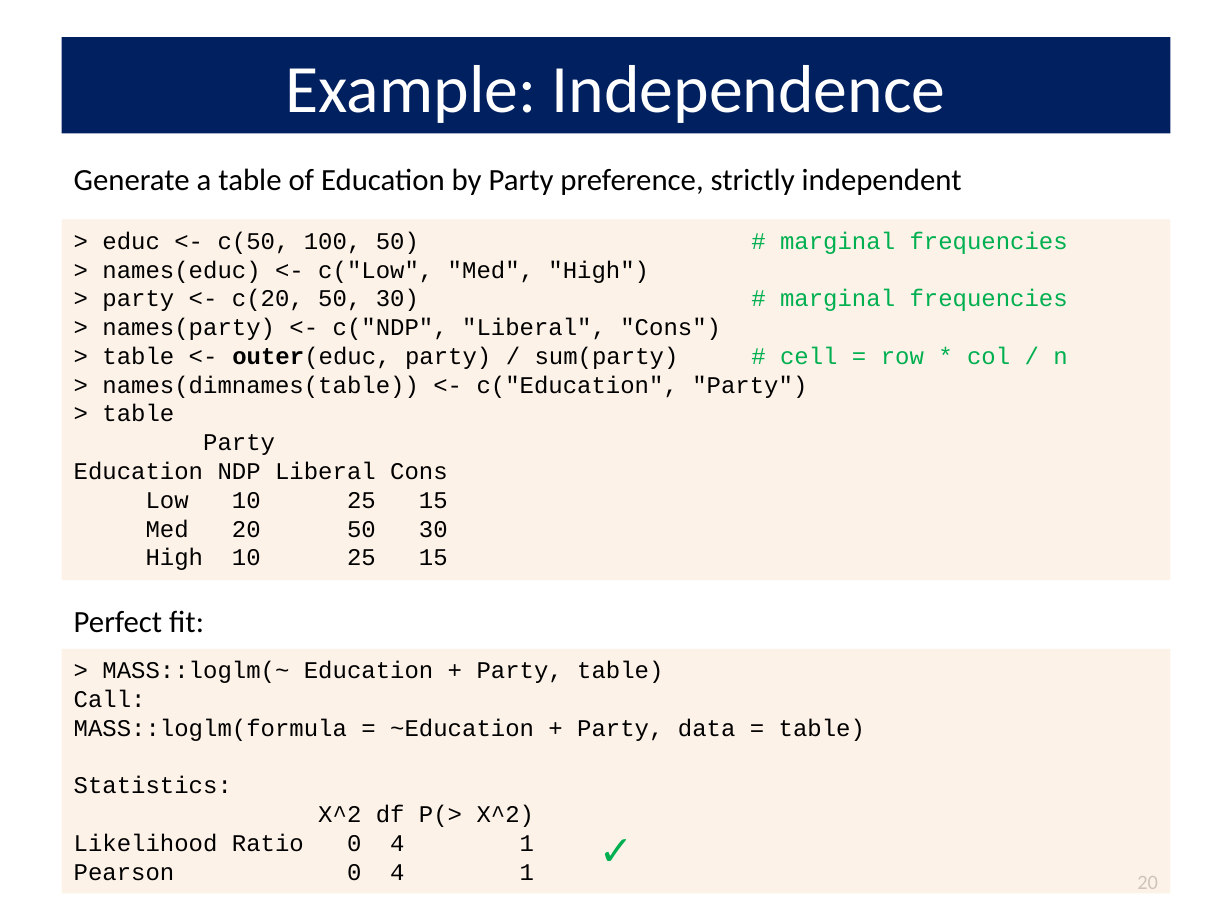
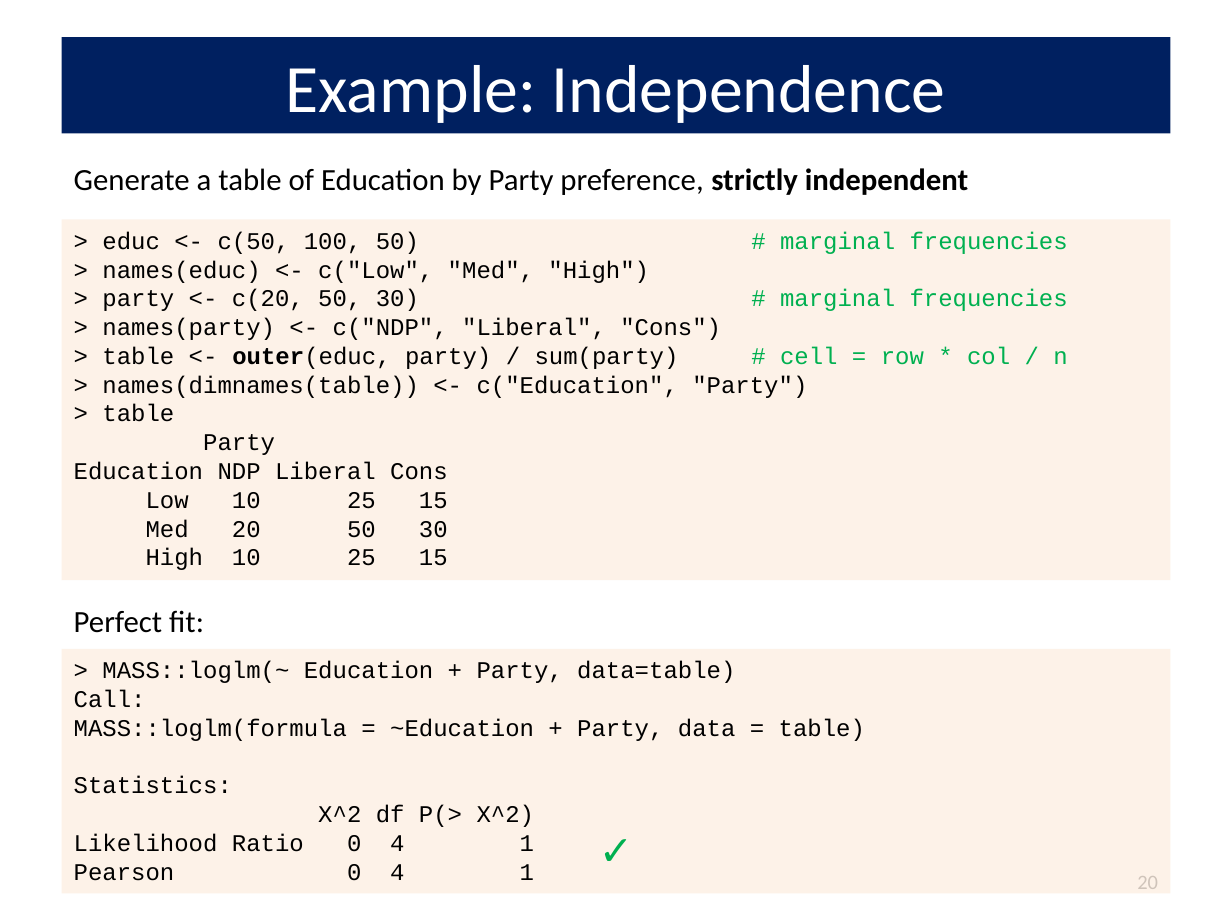
Before and after one commit to friendly/psy6136, a slide deck: slide 20 of lectures/04-Loglin.pptx. Drawn at 1232x924 pixels with LibreOffice and Linux fonts; fonts in the diff are those of the drawing. Boxes give left, top, right and bottom in pixels: in the first picture for what was removed or moved away, otherwise in the second. Text is boxed around its words. In the diff, an @@ line names an element or a change of style, - is before the commit and + after.

```diff
--- a/lectures/04-Loglin.pptx
+++ b/lectures/04-Loglin.pptx
@@ text "Generate a table of Education ..." at (74,168,968,195): bold on in "strictly independent" @@
@@ text in rectangle at (102,661,735,683): text changed @@
-> MASS::loglm(~ Education + Party, table)
+> MASS::loglm(~ Education + Party, data=table)
```
Also in this commit, not shown: 18 other slides changed, 4 other files.
